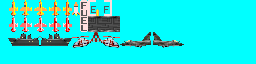
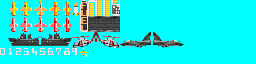
Comparing the layer stacks of the two 256x64 images. Changes:
painted on "Foreground" over [0, 0, 120, 57]
